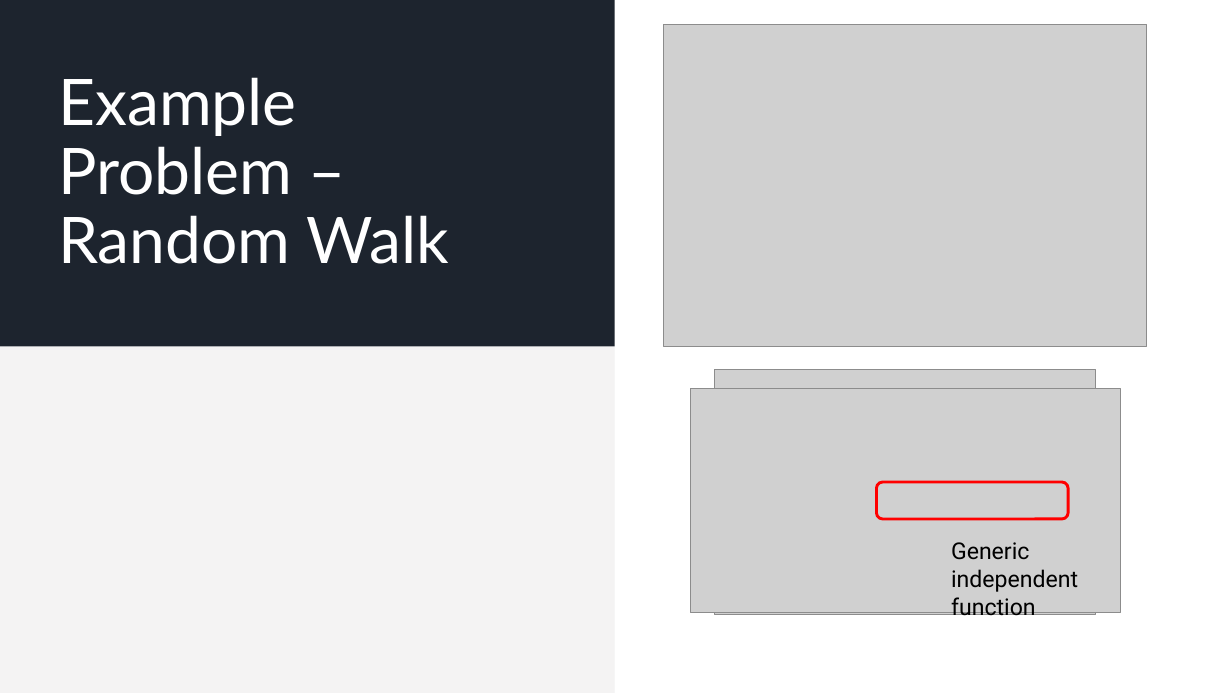
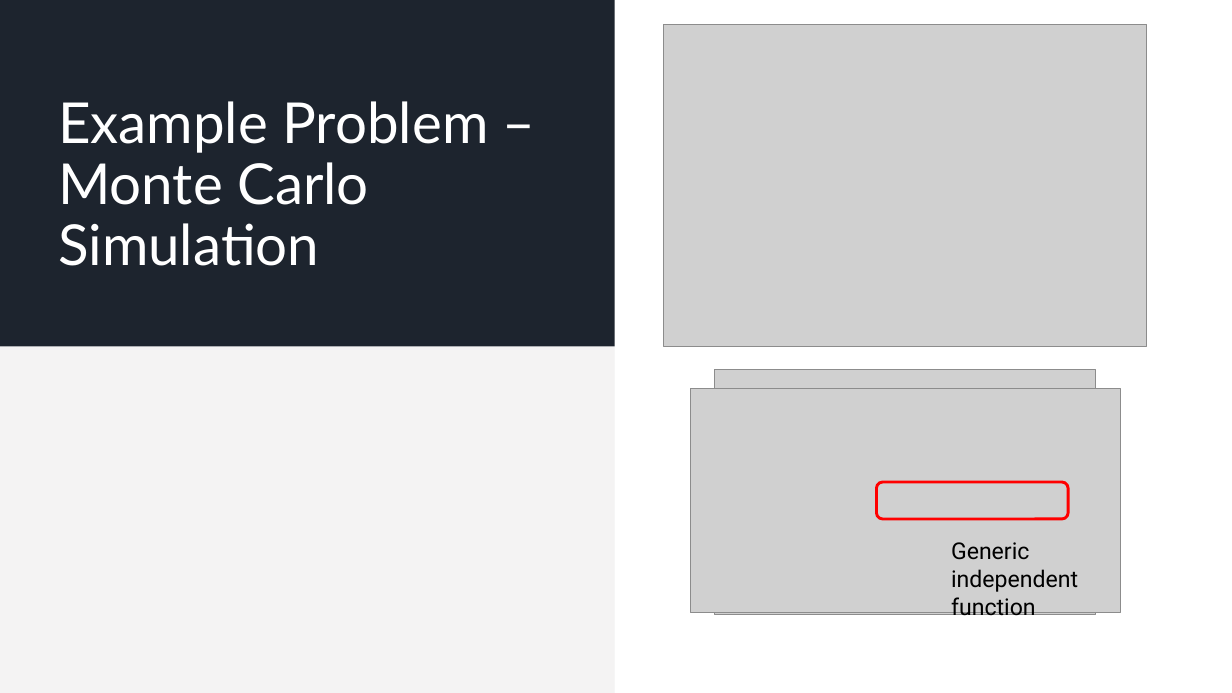
Before and after one commit to JamieMair/julia-for-research-with-hpc, a slide deck: slide 4 of Practical examples of accelerating numerical and ML research.pptx. Drawn at 1232x693 pixels with LibreOffice and Linux fonts; fonts in the diff are those of the drawing; grey boxes stand for pictures. Boxes give left, top, right and bottom in pixels: in the first picture for what was removed or moved away, otherwise in the second. Text is boxed around its words. In the diff, an @@ line names an element or a change of style, - is before the commit and + after.

```diff
--- a/Practical examples of accelerating numerical and ML research.pptx
+++ b/Practical examples of accelerating numerical and ML research.pptx
@@ title at box(58, 101, 489, 266): text changed; size 50 to 44 pt @@
-Example Problem – Random Walk
+Example Problem – Monte Carlo Simulation
```
Also in this commit, not shown: 3 other slides changed.
